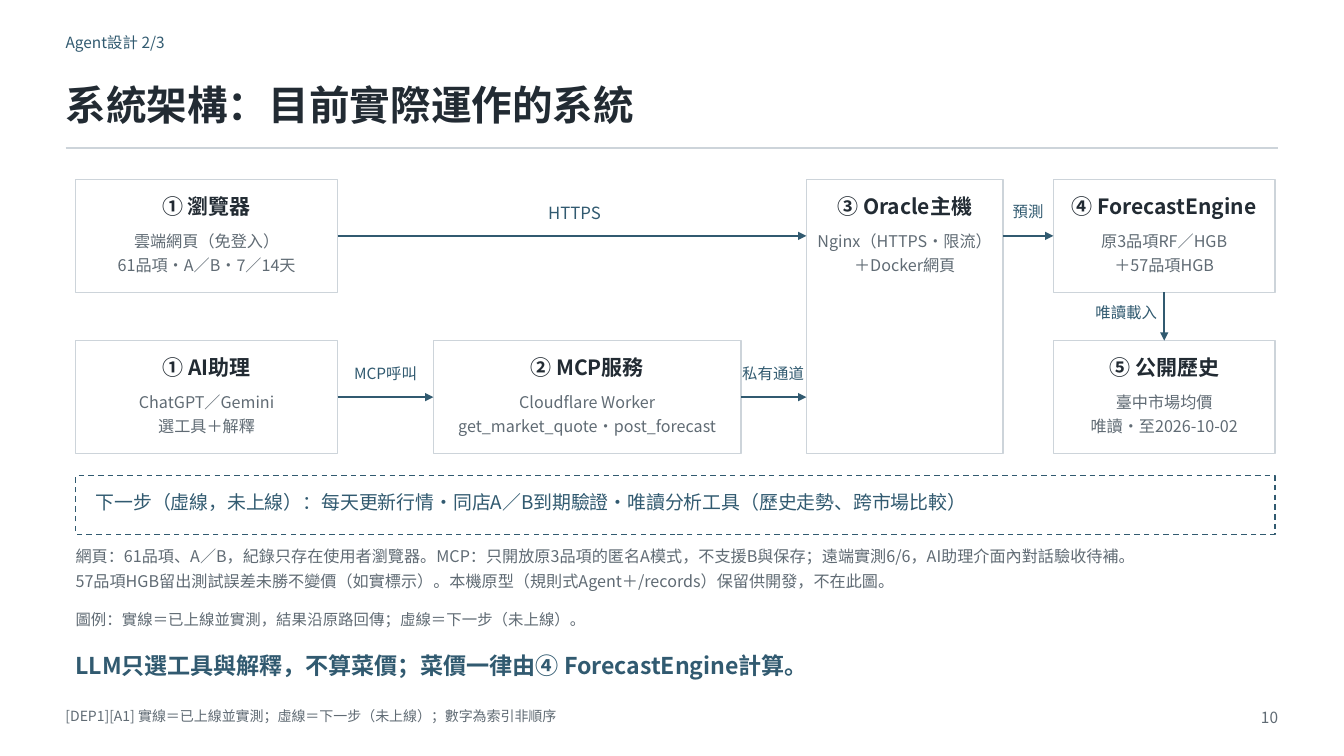
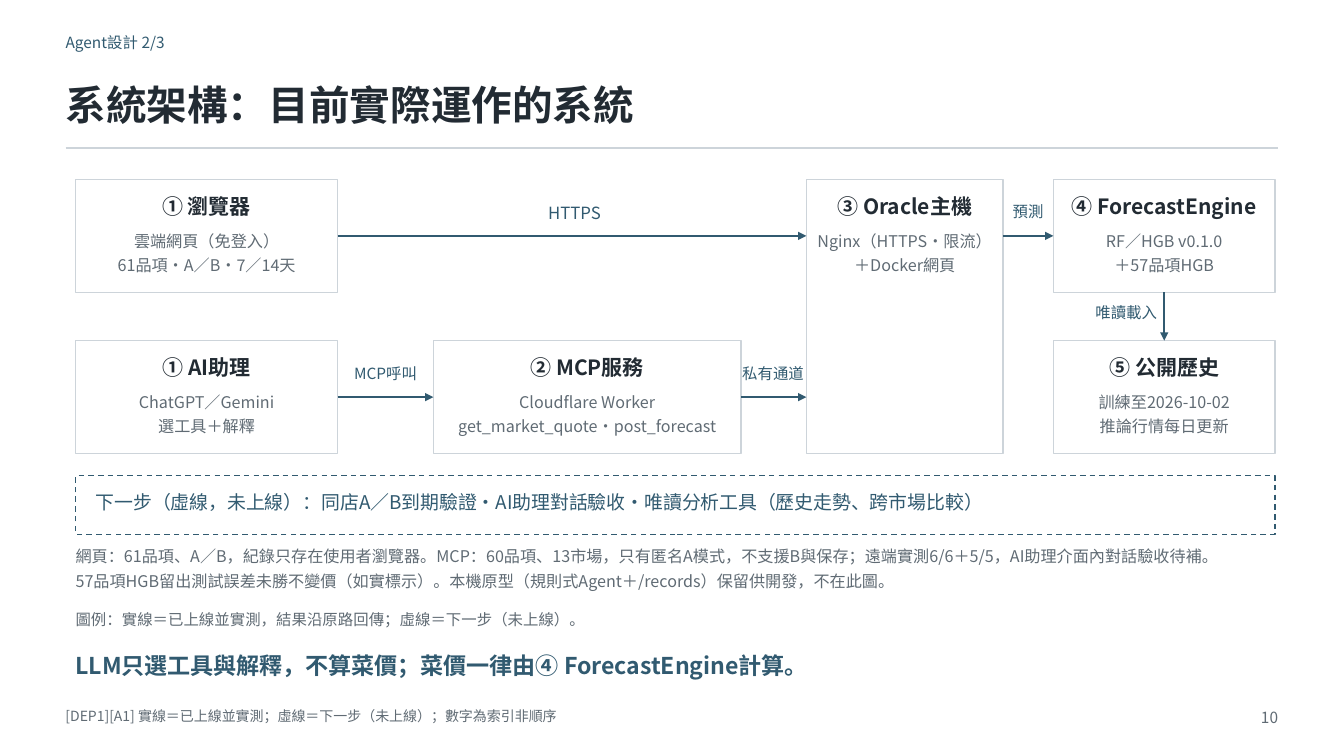
Before and after one commit to prometheans152/FreshMarketPriceForecastAgent, a slide deck: slide 10 of slides/proposal_v7/FMPA_Proposal_v7.pptx. Drawn at 1344x756 pixels with LibreOffice and Linux fonts; fonts in the diff are those of the drawing. Boxes give left, top, right and bottom in pixels: in the first picture for what was removed or moved away, otherwise in the second. Text is boxed around its words. In the diff, an @@ line names an element or a change of style, - is before the commit and + after.

```diff
--- a/slides/proposal_v7/FMPA_Proposal_v7.pptx
+++ b/slides/proposal_v7/FMPA_Proposal_v7.pptx
@@ text at box(1106, 234, 1222, 248): text changed @@
-原3品項RF／HGB
+RF／HGB v0.1.0
@@ text at box(1099, 394, 1230, 434): text changed @@
-臺中市場均價
-唯讀・至2026-10-02
+訓練至2026-10-02
+推論行情每日更新
@@ text at box(96, 493, 983, 511): text changed @@
-下一步（虛線，未上線）：每天更新行情・同店A／B到期驗證・唯讀分析工具（歷史走勢、跨市場比較）
+下一步（虛線，未上線）：同店A／B到期驗證・AI助理對話驗收・唯讀分析工具（歷史走勢、跨市場比較）
@@ text at box(76, 548, 1218, 565): text changed @@
-網頁：61品項、A／B，紀錄只存在使用者瀏覽器。MCP：只開放原3品項的匿名A模式，不支援B與保存；遠端實測6/6，AI助理介面內對話驗收待補。
+網頁：61品項、A／B，紀錄只存在使用者瀏覽器。MCP：60品項、13市場，只有匿名A模式，不支援B與保存；遠端實測6/6＋5/5，AI助理介面內對話驗收待補。
```
Also in this commit, not shown: 3 other slides changed, 53 other files.
